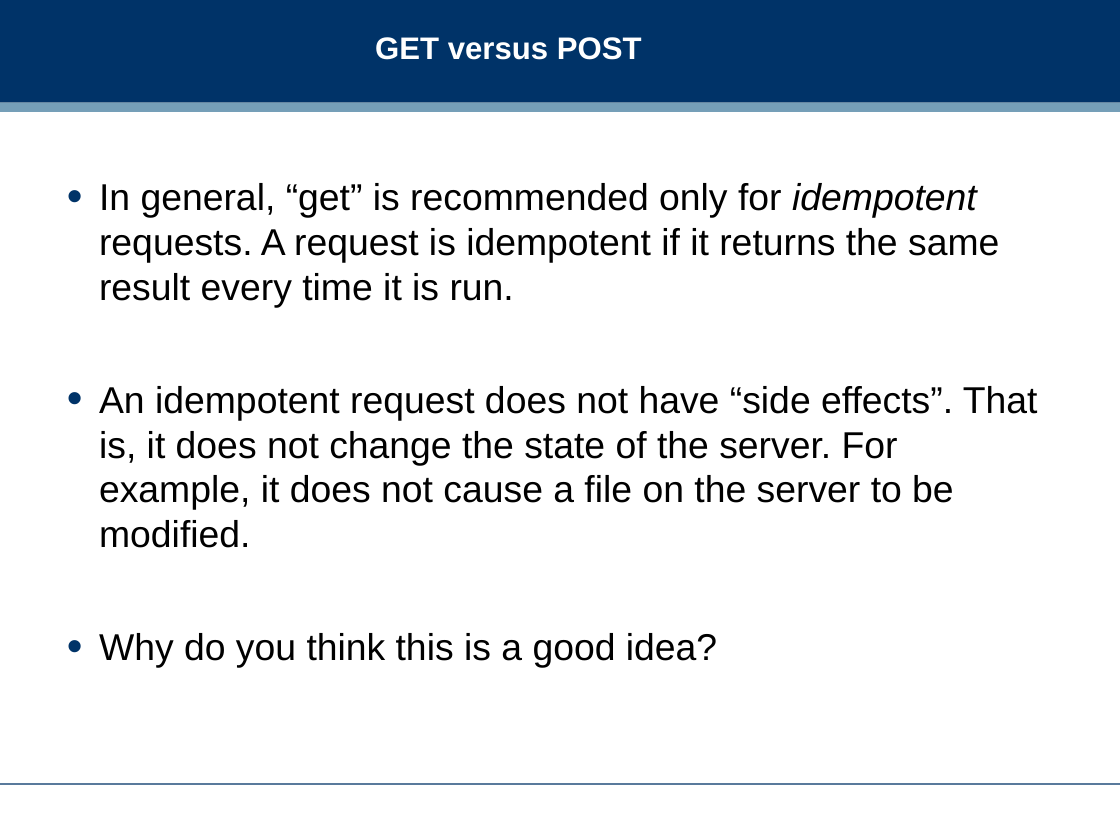
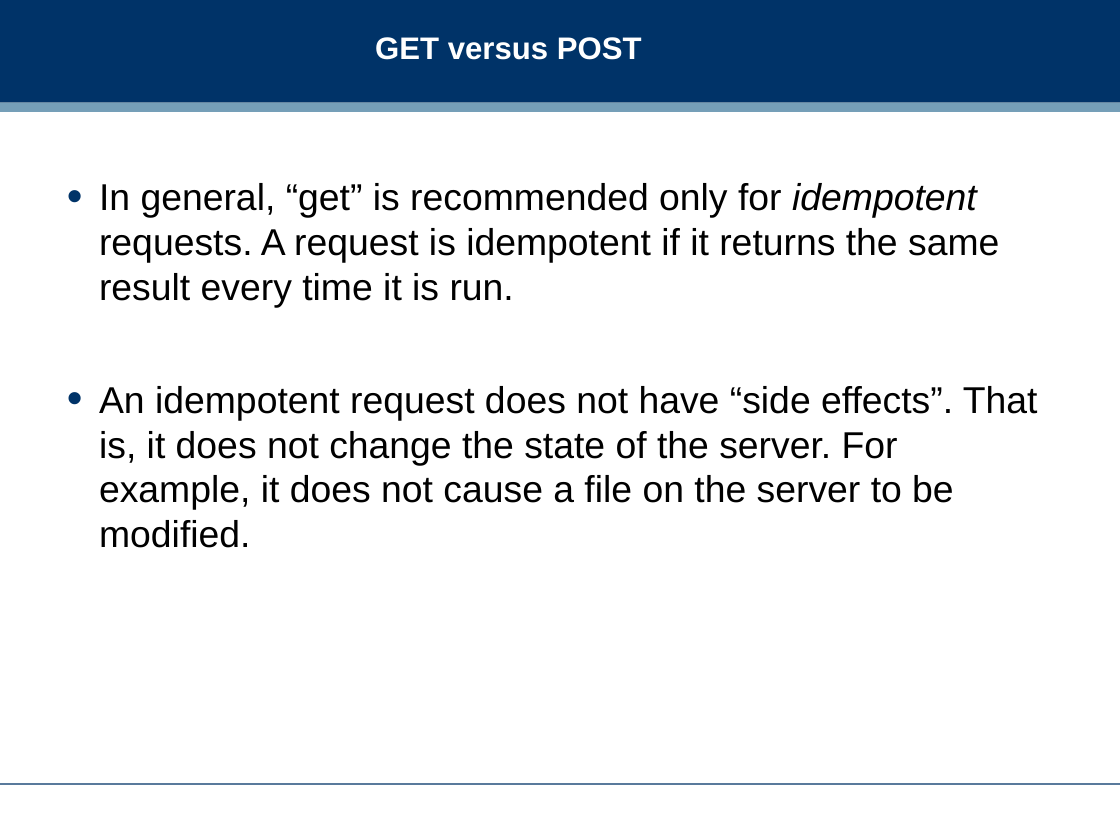
Before and after one commit to dreamind/ix, a slide deck: slide 31 of lectures/presenting-data/html.ppt (slide 28 before the commit). Drawn at 1120x840 pixels with LibreOffice and Linux fonts; fonts in the diff are those of the drawing; background and template pictures are left out. Boxes give left, top, right and bottom in pixels: in the first picture for what was removed or moved away, otherwise in the second. Text is boxed around its words. In the diff, an @@ line names an element or a change of style, - is before the commit and + after.

```diff
--- a/lectures/presenting-data/html.ppt
+++ b/lectures/presenting-data/html.ppt
@@ text at (99,633,717,668): paragraph removed @@
-• Why do you think this is a good idea?
```
Also in this commit, not shown: 9 other slides changed, 6 slides added, 3 slides removed, 1 other file.
